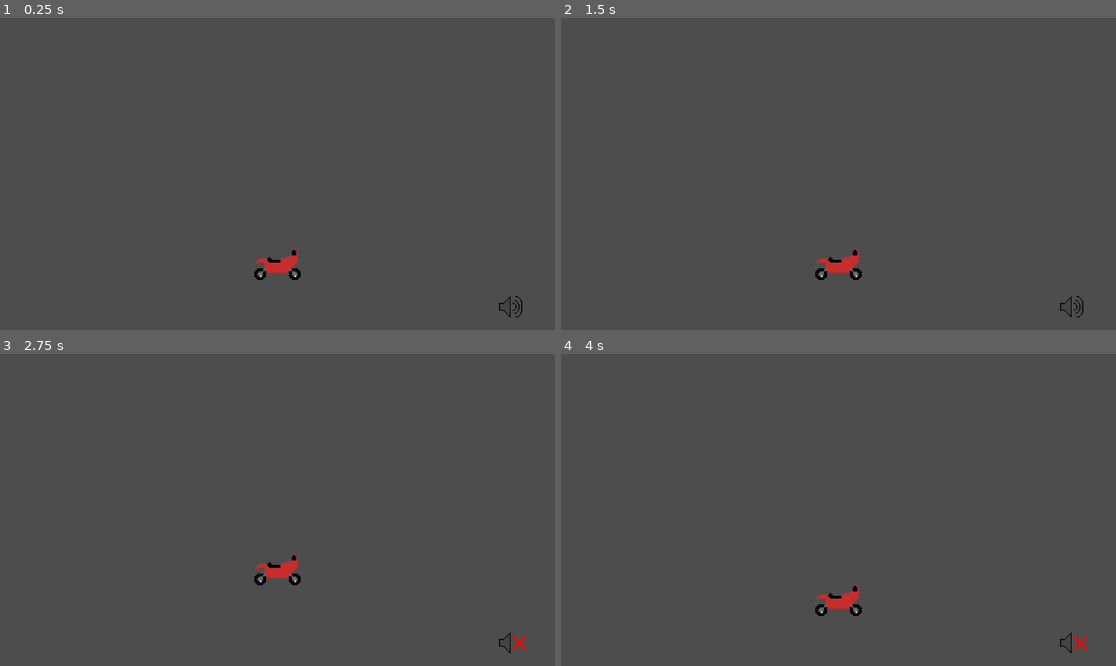
Above: before the commit, frames 1-4 (two rows, left to right).
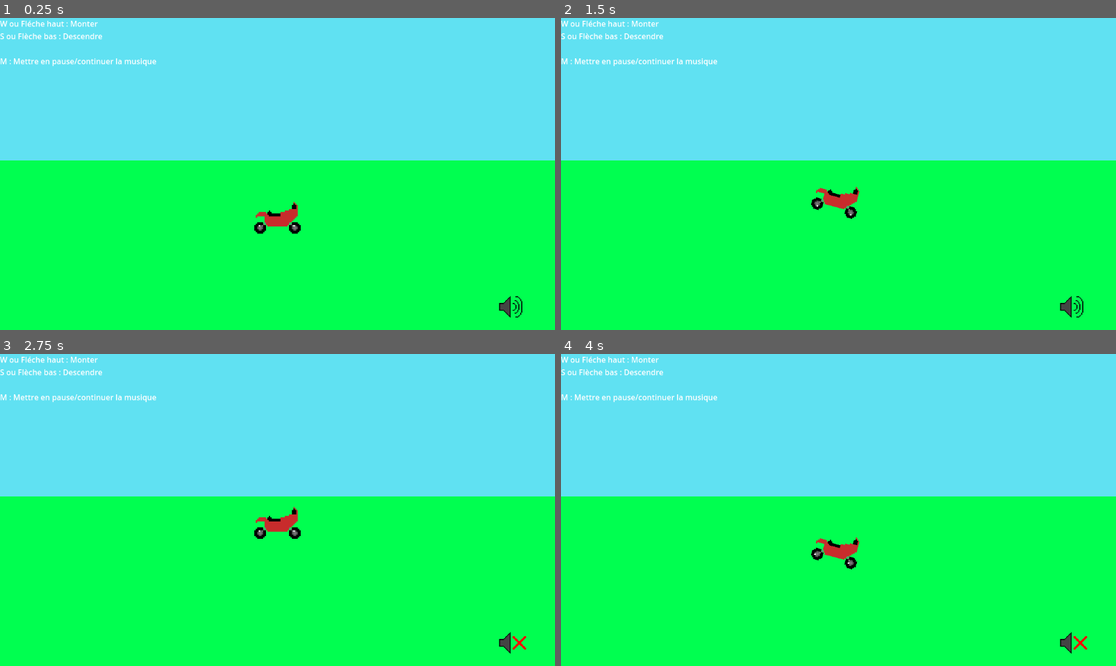
Above: after the commit, the same moments.

Repository: Alexis-Guilbault/guilbault_alexis_tp1_582301MO
Game: Godot game, scene res://scenes/pieces/game.tscn
The game is run twice, just before and just after one commit, with the same random seed, the same clock (stepped at 60 frames per second) and the same inputs. Sound files missing from this copy of the repository are replaced by a short silence.
Inputs:
- Up to frame 1 (0.25 s): no input
- Up to frame 2 (1.5 s): tap Enter at 0.5 s; hold Up 0.53-1.28 s; tap M at 0.6, 1.35 s; hold Down from 1.28 s (still down)
- Up to frame 3 (2.75 s): release Down at 2.03 s; hold Up from 2.03 s (still down); tap M at 2.1 s
- Up to frame 4 (4 s): tap M at 2.85, 3.6 s; tap Space at 3.5 s; release Up at 3.53 s; hold Down from 3.53 s (still down)

The runs differ from the first frame. In frame 1, 100% of the frame differs, in the area x 0-100%, y 0-100%; in frame 2, 100%; in frame 3, 100%; in frame 4, 100%.

Commit message:
Finalisation moto

Diff:
--- a/guilbault_alexis_tp1/scenes/objets/joueur.gd
+++ b/guilbault_alexis_tp1/scenes/objets/joueur.gd
@@ -1,11 +1,59 @@
 extends Node
+
+var lane = 3
+var laneSwitch = 0
+
+var vspeed = 0
+var vgoal = 0
 
 func _input(event):
 	if event is InputEventKey:
-		if event.pressed and event.keycode == KEY_UP:
-			if $"../joueur".position.y != 240.0:
-				$"../joueur".position.y -= 64
+		if event.pressed and (event.keycode == KEY_UP or event.keycode == KEY_W):
+			if lane != 1 and vspeed == 0:
+				lane -= 1
+				laneSwitch = -1
+				$"./AudioStreamPlayer".play()
+
 	if event is InputEventKey:
-		if event.pressed and event.keycode == KEY_DOWN:
-			if $"../joueur".position.y != 496.0:
-				$"../joueur".position.y += 64
+		if event.pressed and (event.keycode == KEY_DOWN or event.keycode == KEY_S):
+			if lane != 5 and vspeed == 0:
+				lane += 1
+				laneSwitch = 1
+				$"./AudioStreamPlayer".play()
+
+func _process(delta: float) -> void:
+	match laneSwitch:
+		-1:
+			$"../joueur".rotation = deg_to_rad(-15)
+			vspeed = -2
+
+		1:
+			$"../joueur".rotation = deg_to_rad(15)
+			vspeed = 2
+
+		0:
+			$"../joueur".rotation = 0
+			vspeed = 0
+
+	$"../joueur".position.y += vspeed
+
+	match lane:
+		1:
+			vgoal = 272
+
+		2:
+			vgoal = 336
+
+		3:
+			vgoal = 400
+
+		4:
+			vgoal = 464
+
+		5:
+			vgoal = 528
+
+	if $"../joueur".position.y == vgoal:
+		laneSwitch = 0
+
+	$"./AnimatedSprite2D".play()
--- a/guilbault_alexis_tp1/scenes/objets/joueur.tscn
+++ b/guilbault_alexis_tp1/scenes/objets/joueur.tscn
@@ -1,7 +1,8 @@
-[gd_scene load_steps=8 format=3 uid="uid://bntud7twsv0pf"]
+[gd_scene load_steps=9 format=3 uid="uid://bntud7twsv0pf"]
 
 [ext_resource type="Script" uid="uid://x4hlb2x2e4mr" path="res://scenes/objets/joueur.gd" id="1_lji0l"]
 [ext_resource type="Texture2D" uid="uid://ci0hjeys4j1y7" path="res://assets/images/bike_roll.png" id="1_r36ky"]
+[ext_resource type="AudioStream" uid="uid://cex3vp72gyha" path="res://assets/audio/sons/sfx_drive.mp3" id="3_6i1r8"]
 
 [sub_resource type="AtlasTexture" id="AtlasTexture_uj1k6"]
 atlas = ExtResource("1_r36ky")
@@ -46,3 +47,8 @@
 position = Vector2(3.8147e-06, 0)
 scale = Vector2(3, 3)
 sprite_frames = SubResource("SpriteFrames_qqscv")
+frame = 1
+frame_progress = 0.243418
+
+[node name="AudioStreamPlayer" type="AudioStreamPlayer" parent="."]
+stream = ExtResource("3_6i1r8")
--- a/guilbault_alexis_tp1/scenes/pieces/game.tscn
+++ b/guilbault_alexis_tp1/scenes/pieces/game.tscn
@@ -5,8 +5,25 @@
 
 [node name="game" type="Node2D"]
 
-[node name="joueur" parent="." instance=ExtResource("1_xv5en")]
-position = Vector2(576, 496)
+[node name="ciel" type="Polygon2D" parent="."]
+color = Color(0.38, 0.8835, 0.95, 1)
+polygon = PackedVector2Array(0, 0, 1152, 0, 1152, 648, 0, 648)
+
+[node name="sol" type="Polygon2D" parent="."]
+color = Color(0, 1, 0.316667, 1)
+polygon = PackedVector2Array(0, 296, 1152, 296, 1152, 648, 0, 648)
 
 [node name="volume" parent="." instance=ExtResource("2_0xxps")]
 position = Vector2(1064, 600)
+
+[node name="joueur" parent="." instance=ExtResource("1_xv5en")]
+position = Vector2(576, 400)
+
+[node name="Label" type="Label" parent="."]
+offset_right = 40.0
+offset_bottom = 23.0
+text = "W ou Fléche haut : Monter
+S ou Flèche bas : Descendre
+
+M : Mettre en pause/continuer la musique"
+vertical_alignment = 3
Not shown, added: guilbault_alexis_tp1/assets/audio/sons/sfx_drive.mp3.import
Not shown, added: guilbault_alexis_tp1/assets/audio/sons/sfx_drive.mp3
